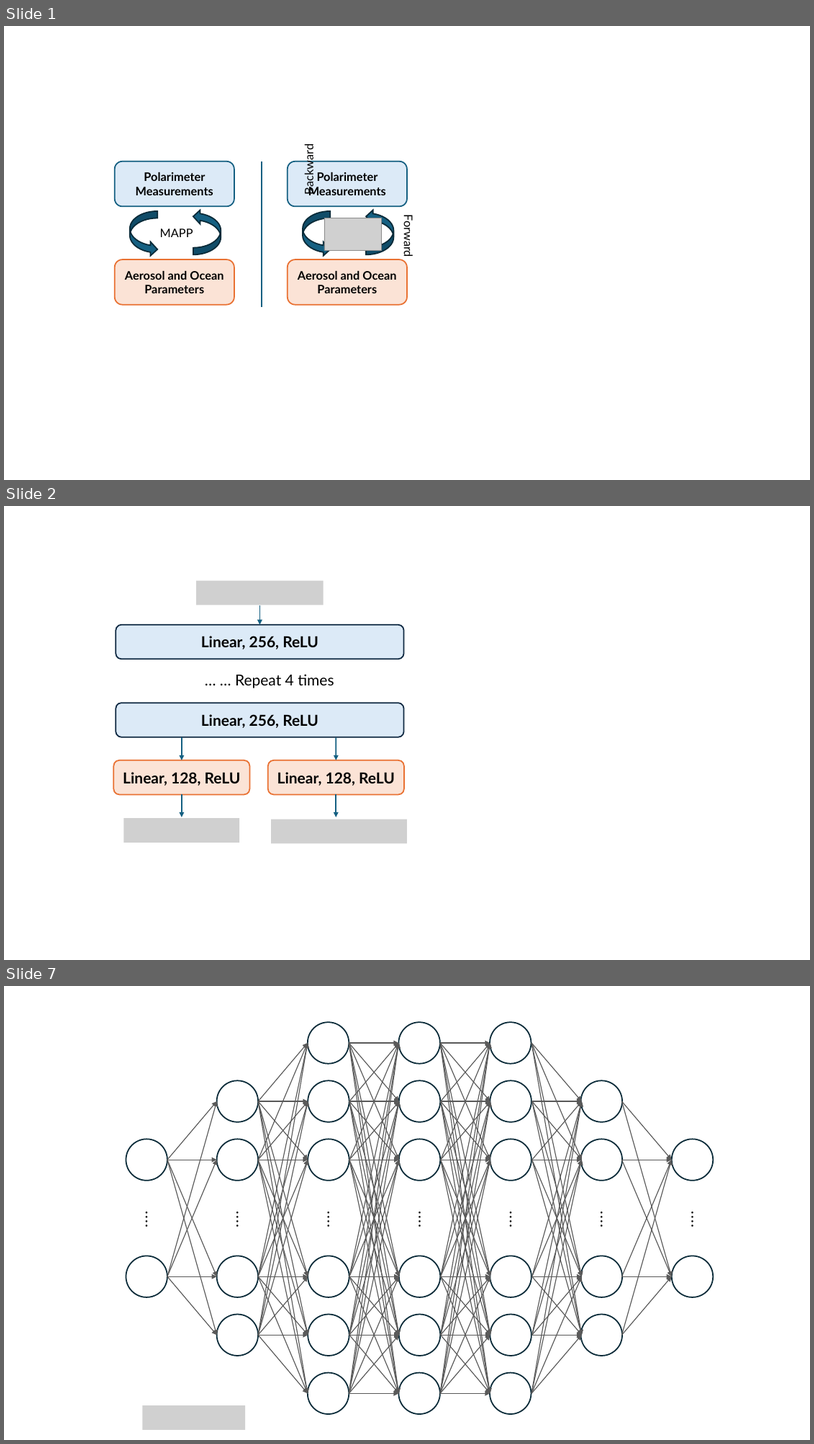
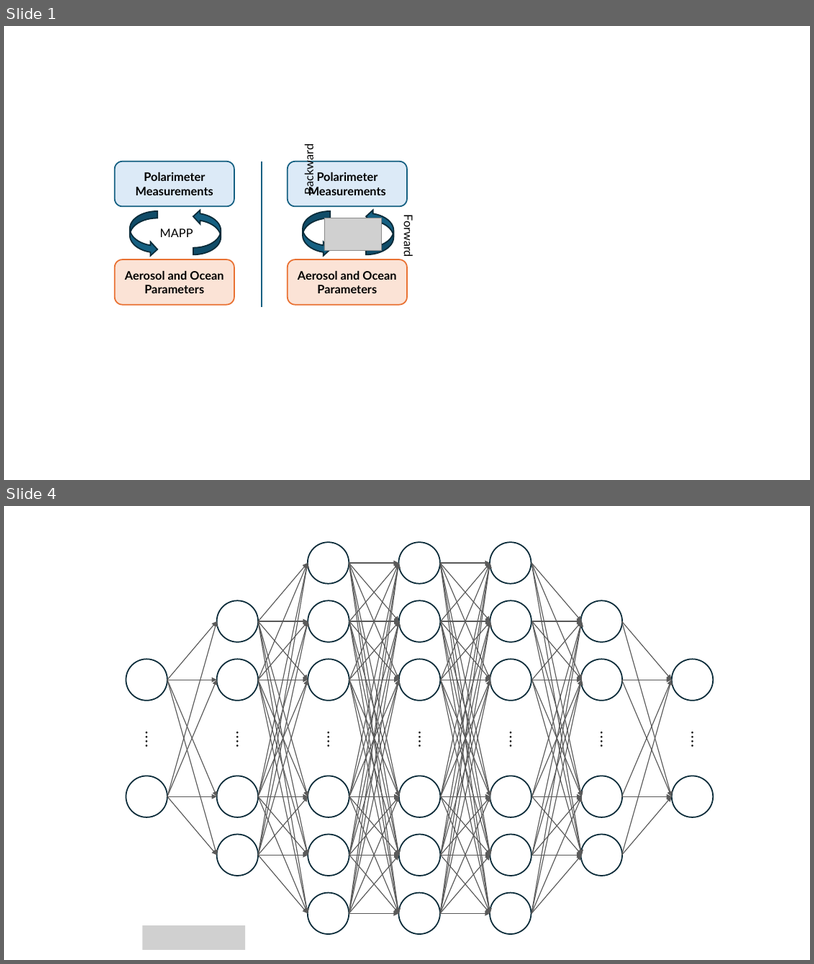
Before and after one commit to SunzidHassan/Research, a slide deck: 23-25_Automatic-Control-Lab/Projects/24_Aerosol/Paper/Figs/pics.pptx. Shown one above the other, each under a label of ours: slides 1, 2 and 7 before the commit, slides 1 and 4 after it; the slides between them are not shown. The pictures are 814x1444 and 814x964 pixels, drawn with LibreOffice and Linux fonts; fonts in the diff are those of the drawing; grey boxes stand for pictures. Boxes give left, top, right and bottom in pixels: in the first picture for what was removed or moved away, otherwise in the second. Text is boxed around its words. In the diff, an @@ line names an element or a change of style, - is before the commit and + after.

```diff
--- a/23-25_Automatic-Control-Lab/Projects/24_Aerosol/Paper/Figs/pics.pptx
+++ b/23-25_Automatic-Control-Lab/Projects/24_Aerosol/Paper/Figs/pics.pptx
@@ slide 2 removed at (4,506,810,960), background #FFFFFF @@
@@ picture removed at (196,580,324,605) @@
@@ arrow removed from (260, 605) to (260, 625) @@
@@ rounded rectangle removed at (116,625,404,659) @@
-Linear, 256, ReLU
@@ text removed at (235,674,334,688) @@
-… … Repeat 4 times
@@ rounded rectangle removed at (116,703,404,737) @@
-Linear, 256, ReLU
@@ arrow removed from (182, 738) to (182, 760) @@
@@ arrow removed from (336, 738) to (336, 760) @@
@@ rounded rectangle removed at (113,760,250,795) @@
-Linear, 128, ReLU
@@ rounded rectangle removed at (268,760,404,795) @@
-Linear, 128, ReLU
@@ arrow removed from (182, 795) to (182, 817) @@
@@ arrow removed from (336, 795) to (336, 817) @@
@@ picture removed at (124,818,239,842) @@
@@ picture removed at (271,818,407,843) @@
@@ what was slide 7 is now slide 4 @@
```
Also in this commit, not shown: 2 slides changed, 2 other slides removed, 6 other files.
